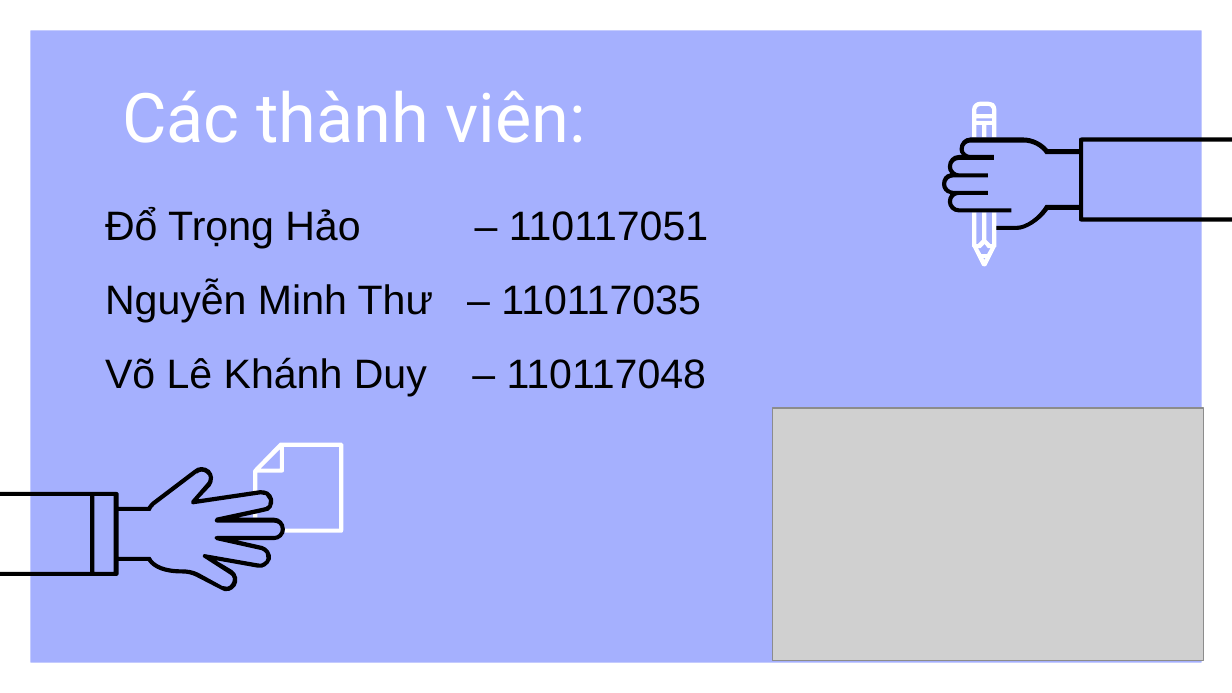
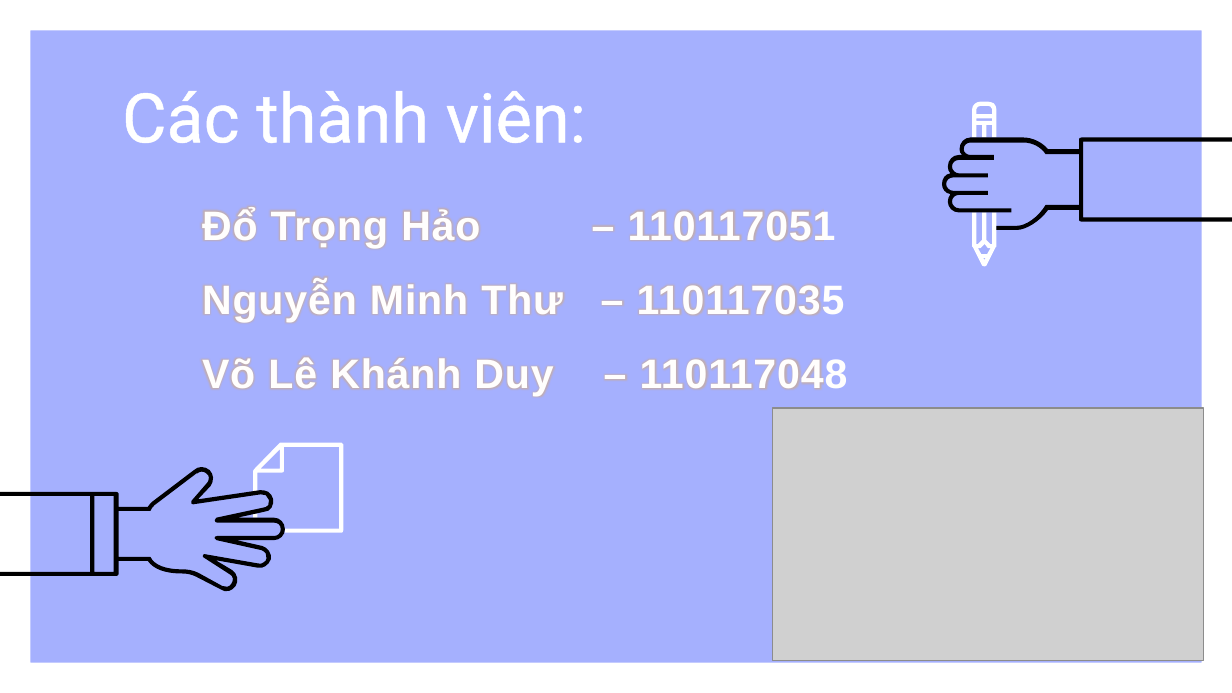
Before and after one commit to VoLeKhanhDuy/XDPM_HDT, a slide deck: slide 2 of chuong 4.pptx. Drawn at 1232x693 pixels with LibreOffice and Linux fonts; fonts in the diff are those of the drawing; grey boxes stand for pictures. Boxes give left, top, right and bottom in pixels: in the first picture for what was removed or moved away, otherwise in the second. Text is boxed around its words. In the diff, an @@ line names an element or a change of style, - is before the commit and + after.

```diff
--- a/chuong 4.pptx
+++ b/chuong 4.pptx
@@ title "Các thành viên:" at (122,91,586,143): letter outline none to #FFFFFF 1.45 pt @@
@@ subtitle "Đổ Trọng Hảo – 110117051": place and size @@
-subtitle "Đổ Trọng Hảo – 110117051" at (105,207,708,396)
+subtitle "Đổ Trọng Hảo – 110117051" at (202,207,848,396)
@@ subtitle "Đổ Trọng Hảo – 110117051" at (202,207,848,396): text colour #000000 to #FFFEFE, letter spacing 0 to 0.5 pt, letter outline none to #E79600 1 pt, bold on @@
```
Also in this commit, not shown: 13 other slides changed, 35 slides added, 25 slides removed, 3 other files.
